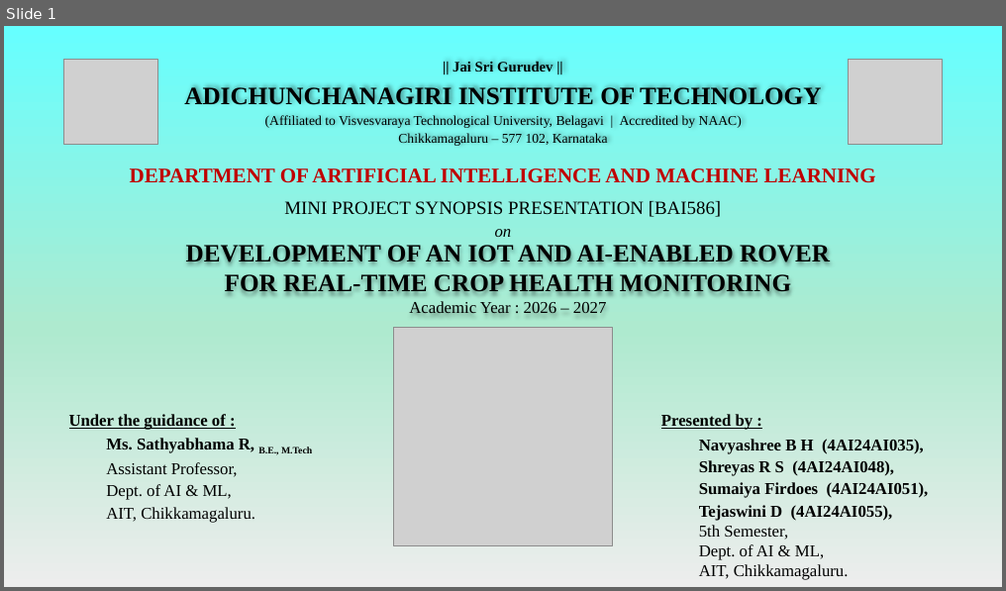
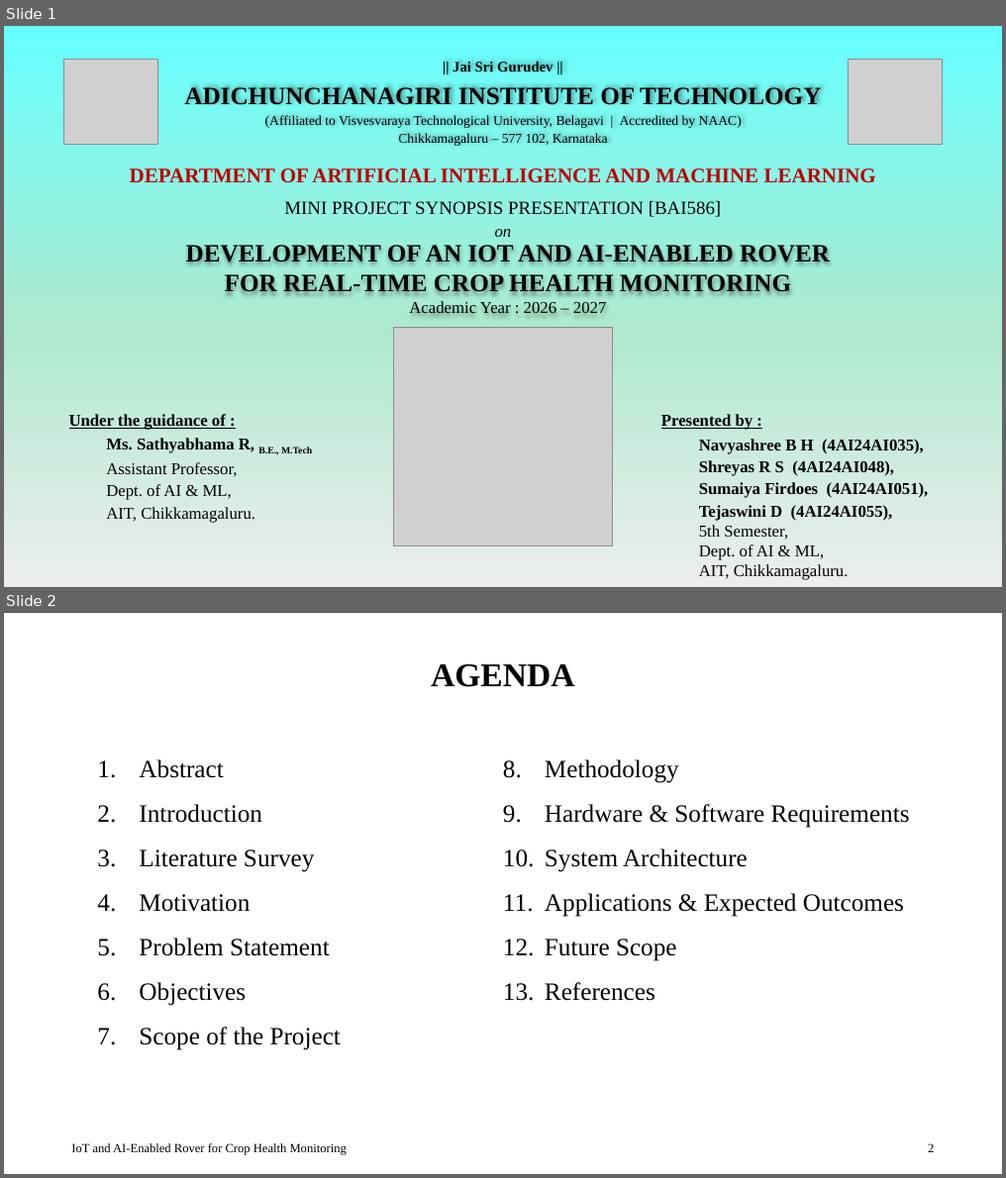
Before and after one commit to shreymusician/mini-project, a slide deck: presentation/Final PPT.pptx. Shown one above the other, each under a label of ours: slide 1 before the commit, slides 1 and 2 after it. The pictures are 1006x591 and 1006x1178 pixels, drawn with LibreOffice and Linux fonts; fonts in the diff are those of the drawing; grey boxes stand for pictures. Boxes give left, top, right and bottom in pixels: in the first picture for what was removed or moved away, otherwise in the second. Text is boxed around its words. In the diff, an @@ line names an element or a change of style, - is before the commit and + after.

Commit message:
Agenda

```diff
--- a/presentation/Final PPT.pptx
+++ b/presentation/Final PPT.pptx
@@ slide 2 added at [4,613,1002,1174], background #FFFFFF @@
@@ title added at [431,663,575,687], 32 pt, text #000000, bold @@
+AGENDA
@@ text added at [139,760,341,1051], 24 pt, text #000000 @@
+1. Abstract
+2. Introduction
+3. Literature Survey
+4. Motivation
+5. Problem Statement
+6. Objectives
+7. Scope of the Project
@@ text added at [545,760,910,1001], 24 pt, text #000000 @@
+8. Methodology
+9. Hardware & Software Requirements
+10. System Architecture
+11. Applications & Expected Outcomes
+12. Future Scope
+13. References
@@ text added at [71,1144,347,1156], 12 pt, text #000000 @@
+IoT and AI-Enabled Rover for Crop Health Monitoring
@@ page number added at [928,1144,934,1153], 12 pt, text #000000 @@
+2
```
Also in this commit, not shown: 1 slide removed.
